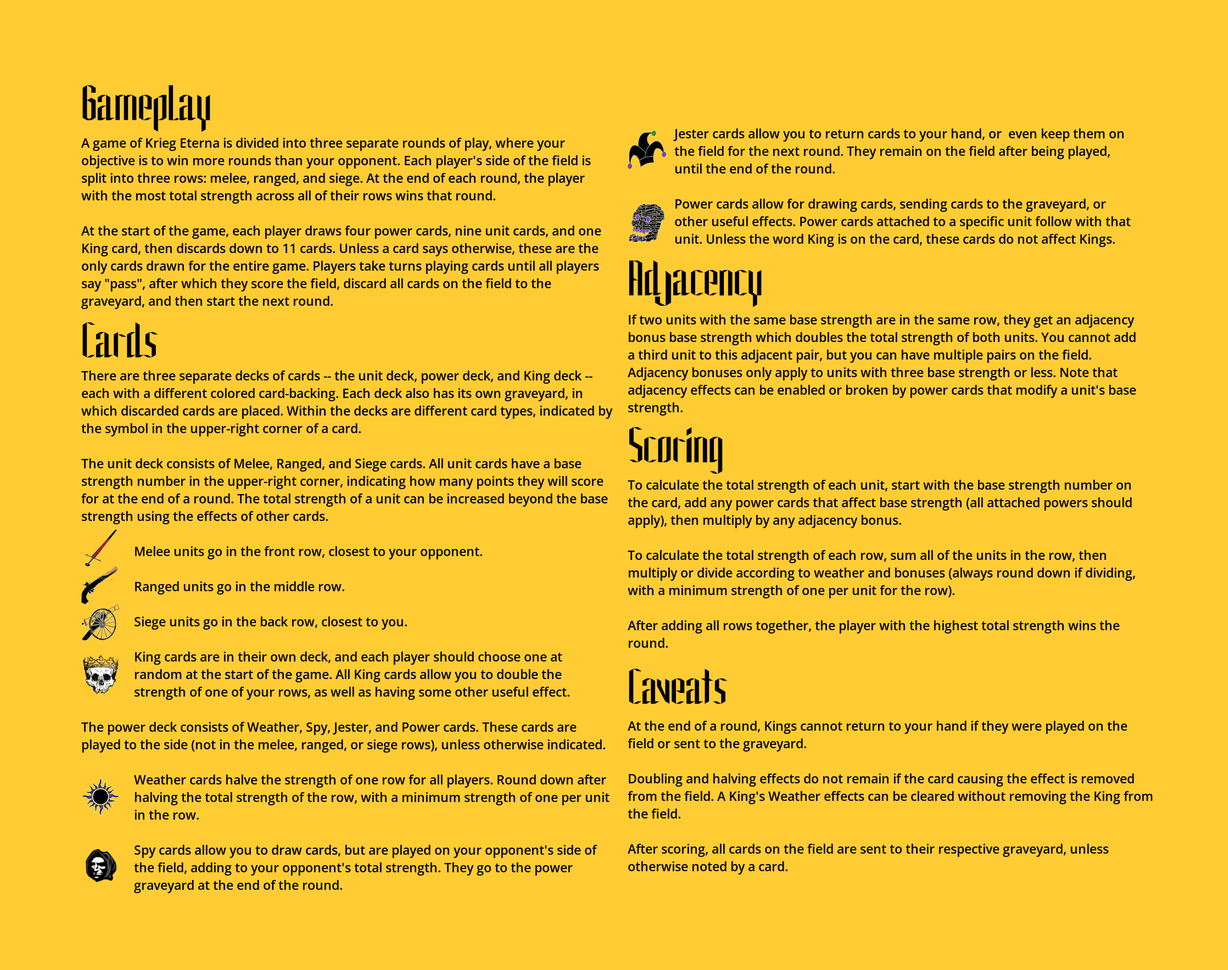
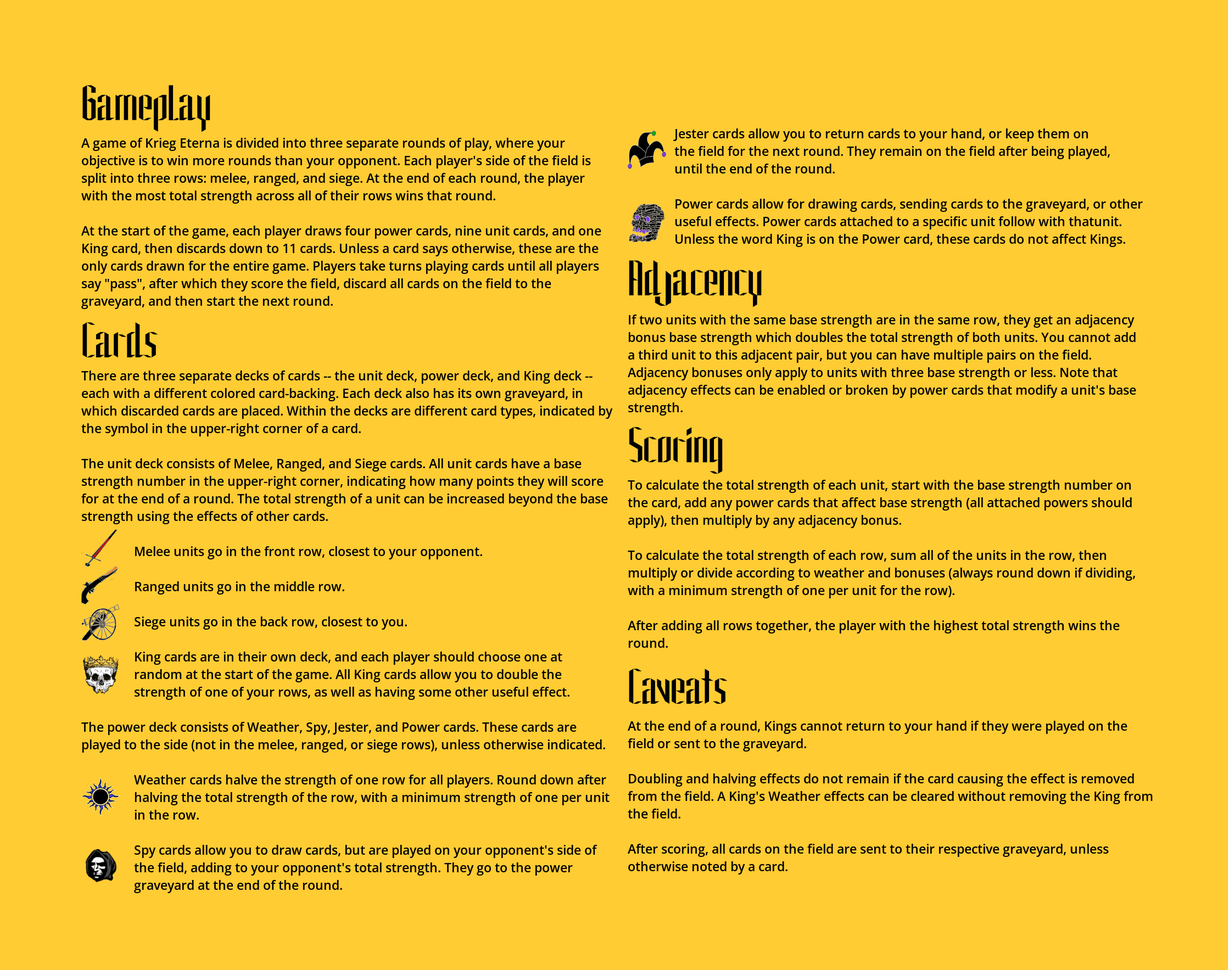
Two versions of the same layered image (w=1228, h=970). Layer-by-layer changes:
painted on "Jester cards allow you to re..." over [674, 128, 1143, 248]
